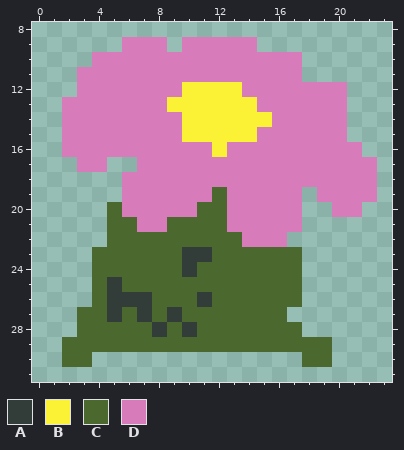
One commit to this pixel-art sprite: Assets/Art/FlowerEnemy/FlowerEnemyAttack/FlowerEnemyAttack4.png. Above is the file before it was changed.
The file is 32x32 pixels. Shown: x 0..23, y 8..31.
Palette (. is transparent): A #323c39  B #fbf236  C #4b692f  D #d77bba
Pixels before, first column x 2:
 9 ....DDD.DDDDD........
10 ..DDDDDDDDDDDDDD.....
11 .DDDDDDDDDDDDDDD.....
12 .DDDDDDDBBBBDDDDDDD..
13 DDDDDDDBBBBBBDDDDDD..
14 DDDDDDDDBBBBBBDDDDD..
15 DDDDDDDDBBBBBDDDDDD..
16 DDDDDDDDDDBDDDDDDDDD.
17 .DD..DDDDDDDDDDDDDDDD
18 ....DDDDDDDDDDDDDDDDD
19 ....DDDDDDCDDDDD.DDDD
20 ...CDDDDDCCDDDDD..DD.
21 ...CCDDCCCCDDDDD.....
22 ...CCCCCCCCCDDD......
23 ..CCCCCCAACCCCCC.....
24 ..CCCCCCACCCCCCC.....
25 ..CACCCCCCCCCCCC.....
26 ..CAAACCCACCCCCC.....
27 .CCACACACCCCCCC......
28 .CCCCCACACCCCCCC.....
29 CCCCCCCCCCCCCCCCCC...
30 CC..............CC...
The result:
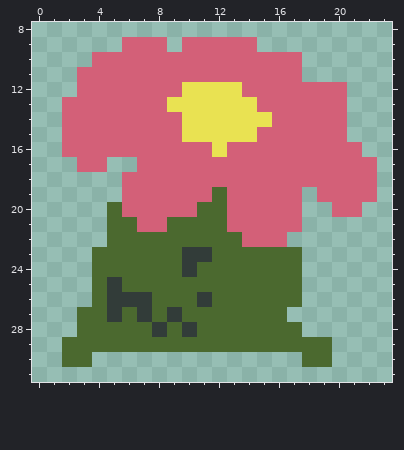
From old to new:
Colour B changes from #fbf236 to #e9e252.
Colour D changes from #d77bba to #d36078.
Pixel boxes of the changes (left, top, right, bottom) in both pictures:
changed: (62, 37, 377, 247)
